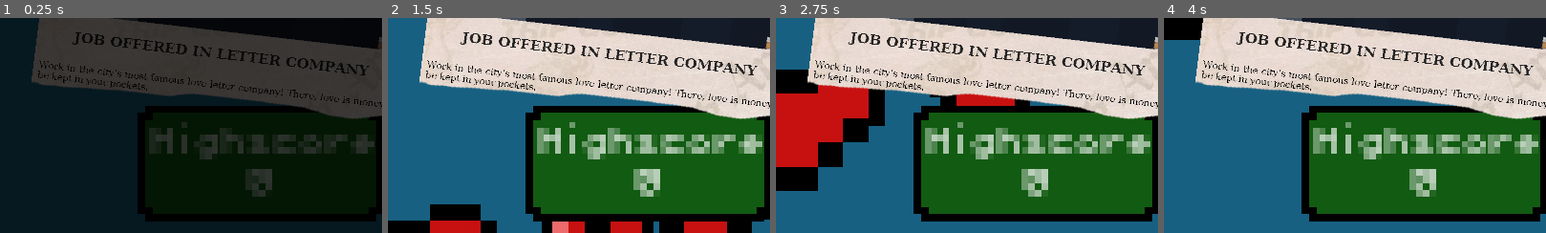
Above: before the commit, frames 1-4 (left to right).
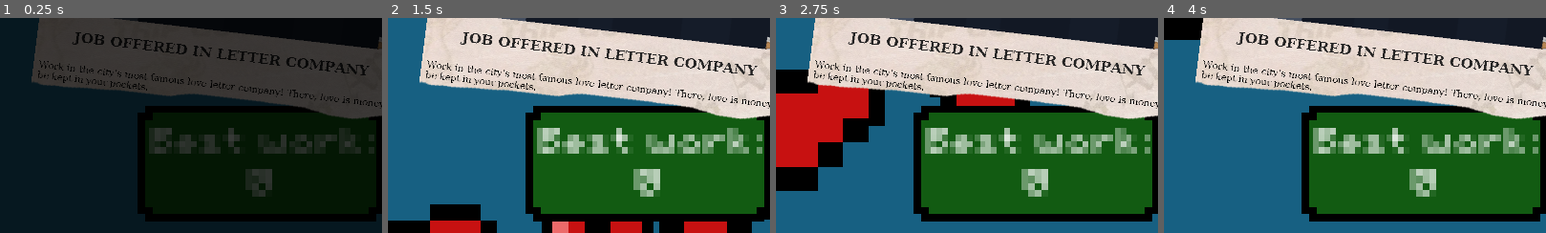
Above: after the commit, the same moments.

Repository: SoaresDavidson/CUPID.inc
Game: Godot game, scene res://scenes/menu.tscn
Two runs of this game, one before a commit and one after it. Both use one fixed random seed, a clock stepped at 60 frames per second and the inputs below.
Inputs:
- Up to frame 1 (0.25 s): no input
- Up to frame 2 (1.5 s): no input
- Up to frame 3 (2.75 s): no input
- Up to frame 4 (4 s): no input
The pictures show only the part of the screen within x 48-98%, y 50-100%; the shares and areas given below are measured in that part.

The runs differ from the first frame. In frame 1, 1.7% of the frame differs, in the area x 40-98%, y 51-66%; in frame 2, 4.2%, in the area x 40-98%, y 48-66%; in frame 3, 4.2%; in frame 4, 4.2%.

Commit message:
consertado bug do livro e label do menu modificado

Diff:
--- a/scenes/menu.tscn
+++ b/scenes/menu.tscn
@@ -329,14 +329,14 @@
 [node name="Título2" type="Label" parent="."]
 z_index = 1
 layout_mode = 0
-offset_left = 66.1832
-offset_top = 28.5252
-offset_right = 240.183
-offset_bottom = 51.5253
-scale = Vector2(0.351647, 0.388848)
-theme_override_fonts/font = ExtResource("3_qqr6m")
-theme_override_font_sizes/font_size = 8
-text = "Highscore"
+offset_left = 66.0
+offset_top = 29.0
+offset_right = 132.0
+offset_bottom = 52.0
+scale = Vector2(0.331913, 0.388848)
+theme_override_fonts/font = ExtResource("3_qqr6m")
+theme_override_font_sizes/font_size = 8
+text = "Best work:"
 
 [node name="Recorde" type="Label" parent="."]
 z_index = 2
--- a/script/main.gd
+++ b/script/main.gd
@@ -209,7 +209,7 @@
 func _on_fechar_livro_pressed(): #fechar livro de regras
 	MenuMusic.get_child(21).play()
 	$Livro.hide()
-	if trabalhando == 0: #questão de organização só
+	if $"botãocartachegando".visible: #questão de organização só
 		$"botãoaceitar".hide()
 		$"botãocartachegando".show()
 		$"botãonegar".hide()
